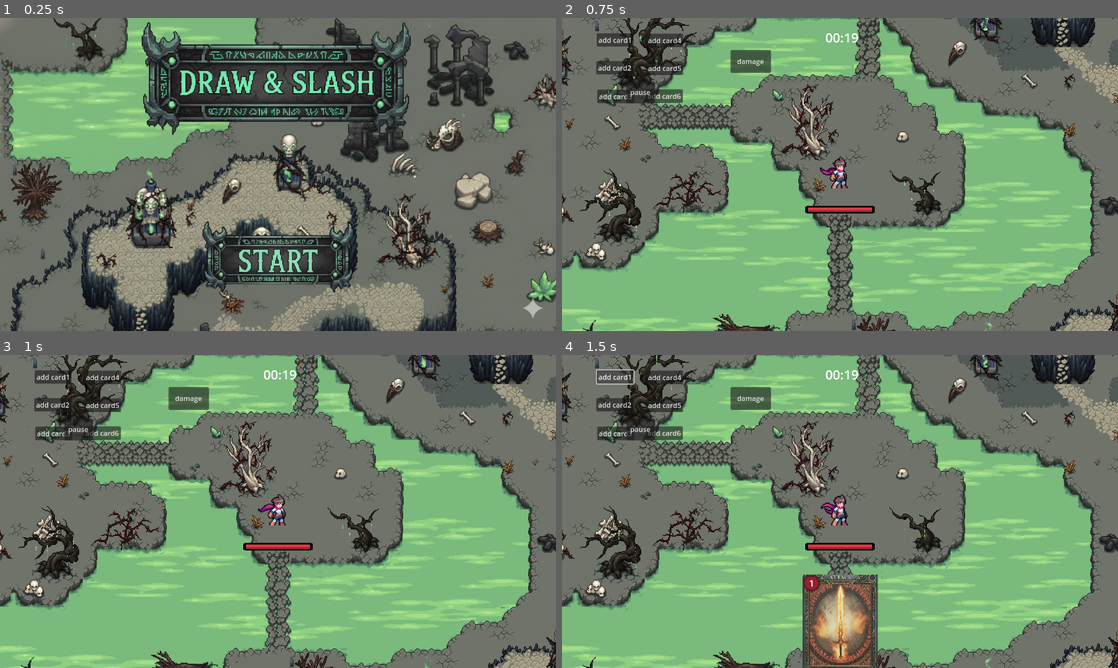
Above: before the commit, frames 1-4 (two rows, left to right).
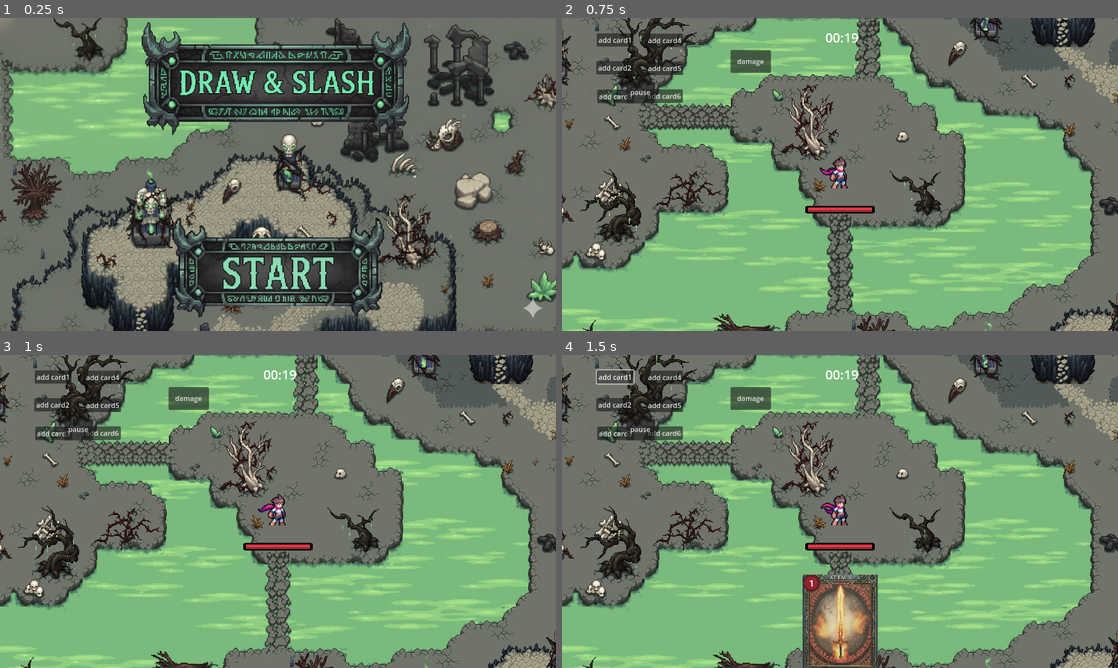
Above: after the commit, the same moments.

Repository: sleepybear9/Draw-Slash
Game: Godot game, scene res://Scenes/main_menu.tscn
Two runs of this game, one before a commit and one after it. Both use one fixed random seed, a clock stepped at 60 frames per second and the inputs below. The project has no main scene, so this scene is started directly.
Inputs (mouse positions are in pixels of both pictures, inside the frame that each line leads up to):
- Up to frame 1 (0.25 s): no input
- Up to frame 2 (0.75 s): click (840, 268) at 0.52 s
- Up to frame 3 (1 s): no input
- Up to frame 4 (1.5 s): click "add card1" at 1.25 s

The runs differ from the first frame. In frame 1, 7.0% of the frame differs, in the area x 31-70%, y 63-96%; in frame 2, nothing differs; in frame 3, nothing differs; in frame 4, nothing differs.

Commit message:
M : mainMenu.tscn

Diff:
--- a/Scenes/mainStart.gd
+++ /dev/null
@@ -1,17 +0,0 @@
-extends Area2D
-
-const NEXT_SCENE_PATH = "res://Scenes/main.tscn"
-
-func _on_input_event(viewport: Node, event: InputEvent, shape_idx: int) -> void:
-	if event is InputEventMouseButton:
-		if event.button_index == MOUSE_BUTTON_LEFT:
-			var next_scene_resource = load(NEXT_SCENE_PATH)
-			var new_scene_instance = next_scene_resource.instantiate()
-
-			var tree = get_tree()
-			var current_scene = tree.current_scene
-
-			current_scene.queue_free()
-
-			tree.root.add_child(new_scene_instance)
-			tree.current_scene = new_scene_instance
--- a/Scenes/main_menu.tscn
+++ b/Scenes/main_menu.tscn
@@ -1,11 +1,12 @@
 [gd_scene load_steps=5 format=3 uid="uid://dk1mhfnnigpka"]
 
+[ext_resource type="Script" uid="uid://d15rwd2n5aqjs" path="res://Scripts/mainStart.gd" id="1_1ehe0"]
 [ext_resource type="Texture2D" uid="uid://5yqovvwmjlnc" path="res://img/main.png" id="1_28flt"]
 [ext_resource type="Texture2D" uid="uid://brtm28tglm5q0" path="res://img/start.png" id="2_48xlc"]
-[ext_resource type="Script" uid="uid://d15rwd2n5aqjs" path="res://Scenes/mainStart.gd" id="3_1ehe0"]
 
-[sub_resource type="RectangleShape2D" id="RectangleShape2D_1ehe0"]
-size = Vector2(662, 224)
+[sub_resource type="AtlasTexture" id="AtlasTexture_48xlc"]
+atlas = ExtResource("2_48xlc")
+region = Rect2(291, 208, 698, 331)
 
 [node name="MainMenu" type="Node2D"]
 
@@ -14,18 +15,16 @@
 texture = ExtResource("1_28flt")
 centered = false
 
-[node name="Area2D" type="Area2D" parent="."]
-position = Vector2(640, 550)
-scale = Vector2(0.5, 0.5)
-script = ExtResource("3_1ehe0")
+[node name="TextureButton" type="TextureButton" parent="."]
+offset_left = 291.0
+offset_top = 409.0
+offset_right = 989.0
+offset_bottom = 740.0
+scale = Vector2(0.7, 0.7)
+pivot_offset = Vector2(349, 165.5)
+texture_normal = SubResource("AtlasTexture_48xlc")
+ignore_texture_size = true
+script = ExtResource("1_1ehe0")
+metadata/_edit_use_anchors_ = true
 
-[node name="Sprite2D" type="Sprite2D" parent="Area2D"]
-texture = ExtResource("2_48xlc")
-region_enabled = true
-region_rect = Rect2(291, 208, 698, 331)
-
-[node name="CollisionShape2D" type="CollisionShape2D" parent="Area2D"]
-position = Vector2(3, 12)
-shape = SubResource("RectangleShape2D_1ehe0")
-
-[connection signal="input_event" from="Area2D" to="Area2D" method="_on_input_event"]
+[connection signal="pressed" from="TextureButton" to="TextureButton" method="_on_pressed"]
--- /dev/null
+++ b/Scripts/mainStart.gd
@@ -0,0 +1,30 @@
+extends TextureButton
+
+const NEXT_SCENE_PATH = "res://Scenes/main.tscn"
+
+#func _on_input_event(viewport: Node, event: InputEvent, shape_idx: int) -> void:
+	#if event is InputEventMouseButton:
+		#if event.button_index == MOUSE_BUTTON_LEFT:
+			#var next_scene_resource = load(NEXT_SCENE_PATH)
+			#var new_scene_instance = next_scene_resource.instantiate()
+			#
+			#var tree = get_tree()
+			#var current_scene = tree.current_scene
+			#
+			#current_scene.queue_free()
+			#
+			#tree.root.add_child(new_scene_instance)
+			#tree.current_scene = new_scene_instance
+
+
+func _on_pressed() -> void:
+	var next_scene_resource = load(NEXT_SCENE_PATH)
+	var new_scene_instance = next_scene_resource.instantiate()
+
+	var tree = get_tree()
+	var current_scene = tree.current_scene
+
+	current_scene.queue_free()
+
+	tree.root.add_child(new_scene_instance)
+	tree.current_scene = new_scene_instance
Renamed: Scenes/mainStart.gd.uid -> Scripts/mainStart.gd.uid
